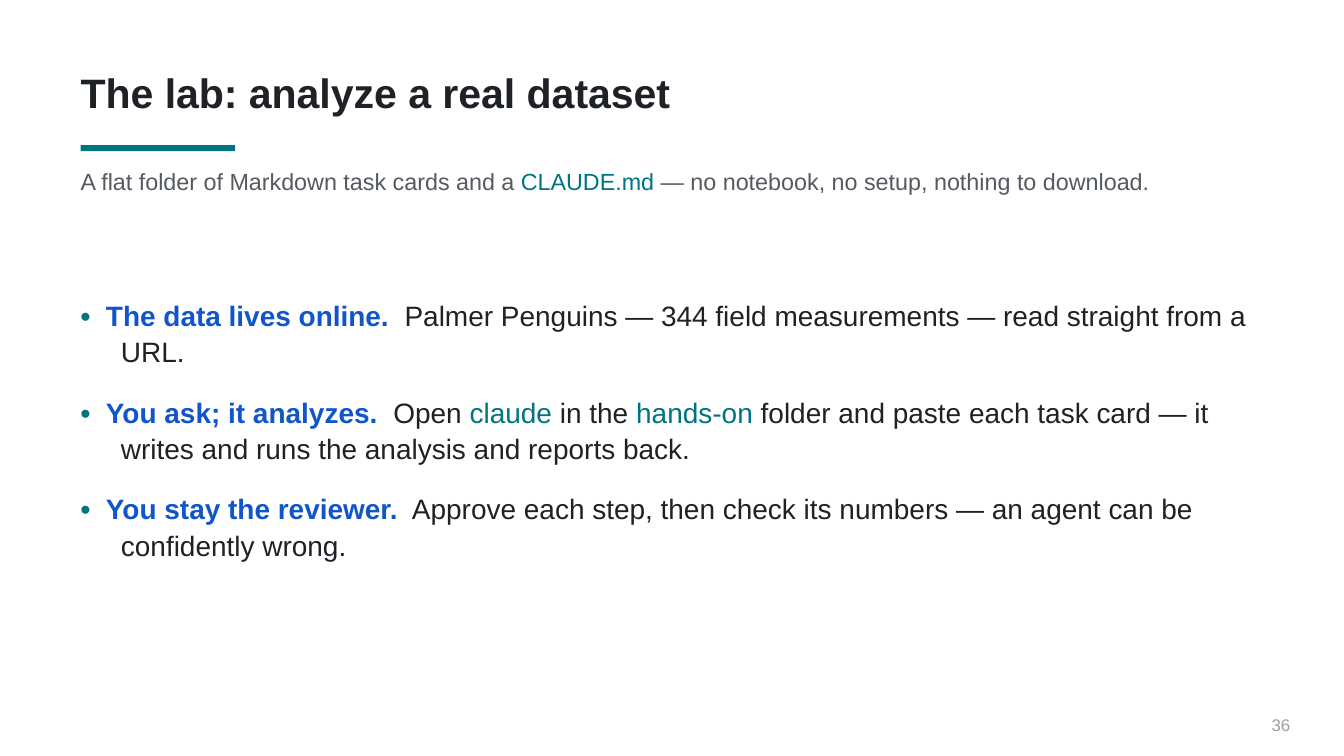
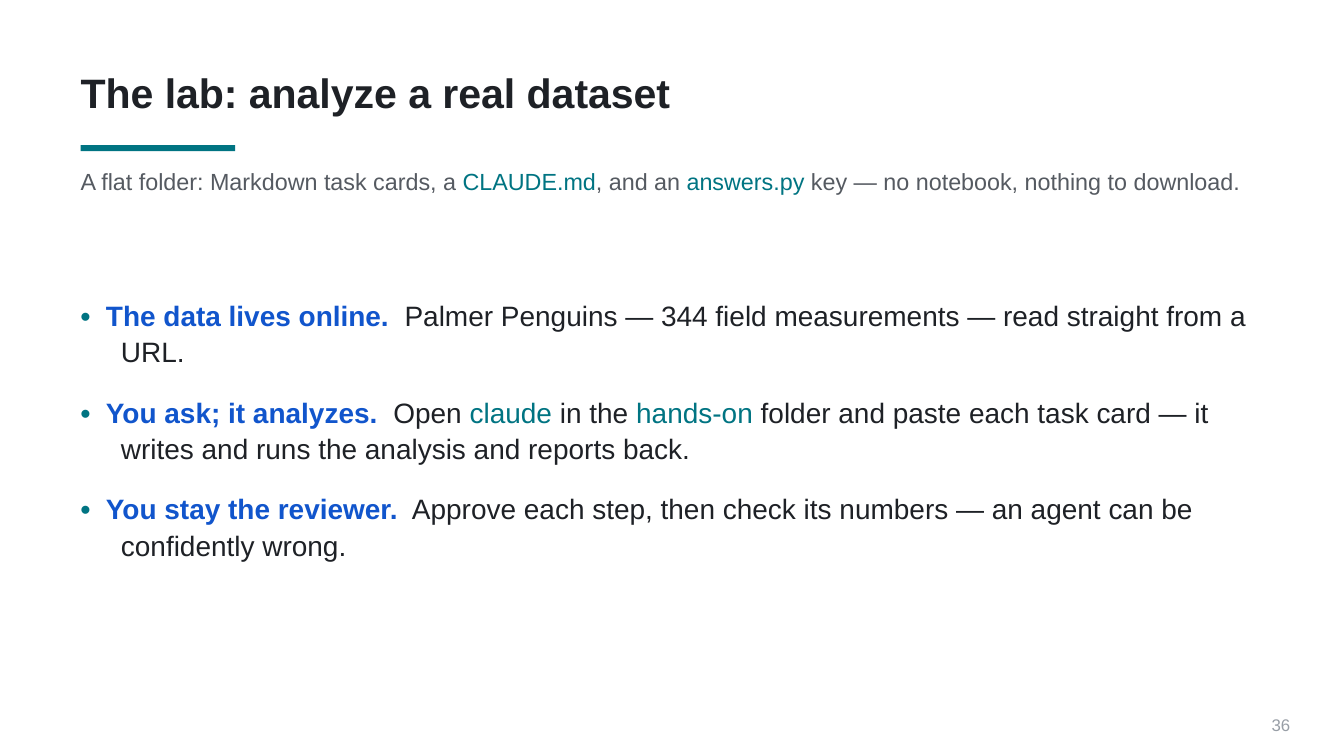
Before and after one commit to PursuitOfDataScience/uchicago-workshops, a slide deck: slide 36 of claude-code-tutorial/claude-code-tutorial.pptx. Drawn at 1344x756 pixels with LibreOffice and Linux fonts; fonts in the diff are those of the drawing. Boxes give left, top, right and bottom in pixels: in the first picture for what was removed or moved away, otherwise in the second. Text is boxed around its words. In the diff, an @@ line names an element or a change of style, - is before the commit and + after.

```diff
--- a/claude-code-tutorial/claude-code-tutorial.pptx
+++ b/claude-code-tutorial/claude-code-tutorial.pptx
@@ text at bbox=[81, 173, 1240, 195]: text changed @@
-A flat folder of Markdown task cards and a CLAUDE.md — no notebook, no setup, nothing to download.
+A flat folder: Markdown task cards, a CLAUDE.md, and an answers.py key — no notebook, nothing to download.
```
Also in this commit, not shown: 14 other files.
